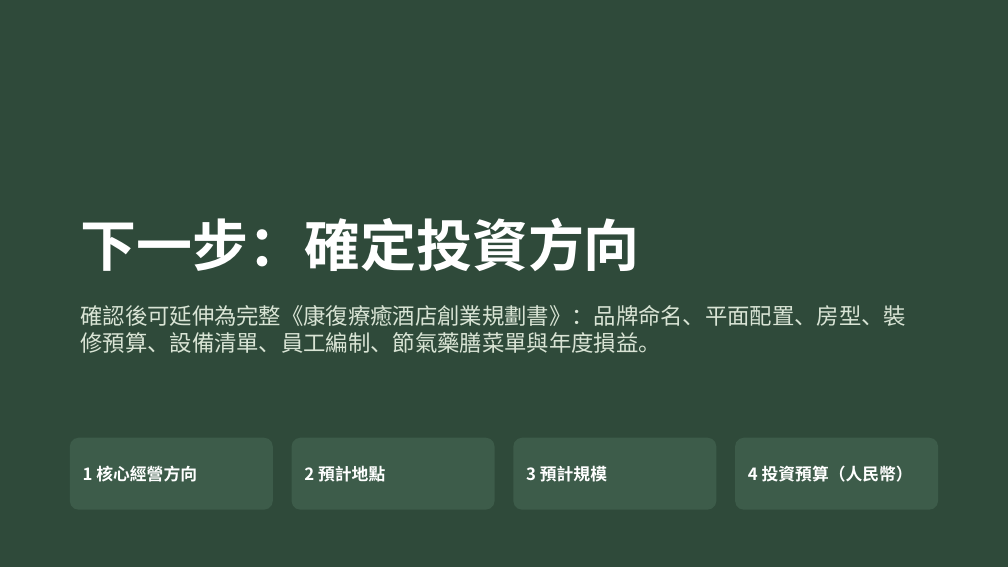
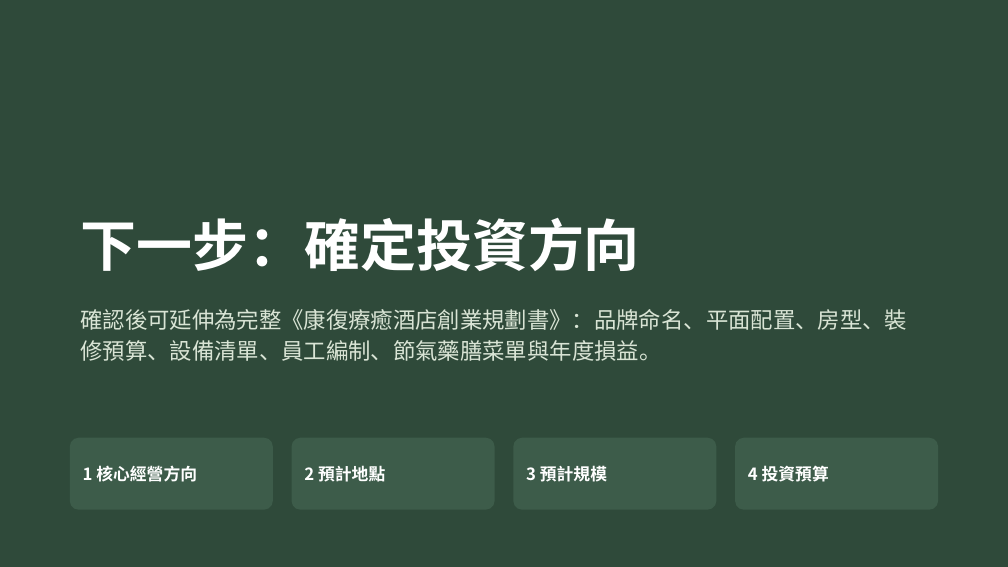
Before and after one commit to yes039/yes039, a slide deck: slide 12 of 康復療癒酒店整體設計規劃.pptx. Drawn at 1008x567 pixels with LibreOffice and Linux fonts; fonts in the diff are those of the drawing. Boxes give left, top, right and bottom in pixels: in the first picture for what was removed or moved away, otherwise in the second. Text is boxed around its words. In the diff, an @@ line names an element or a change of style, - is before the commit and + after.

```diff
--- a/康復療癒酒店整體設計規劃.pptx
+++ b/康復療癒酒店整體設計規劃.pptx
@@ text "確認後可延伸為完整《康復療癒酒店創業規劃書》：品牌命名、平面配置、房型、裝修預算、設備清單、員工編制、節氣藥膳菜單與年度 ..." at [80,309,907,361]: line spacing 1 to 22pt @@
@@ text at [748,466,829,482]: text changed @@
-4 投資預算（人民幣）
+4 投資預算
```
Also in this commit, not shown: 11 other slides changed.
